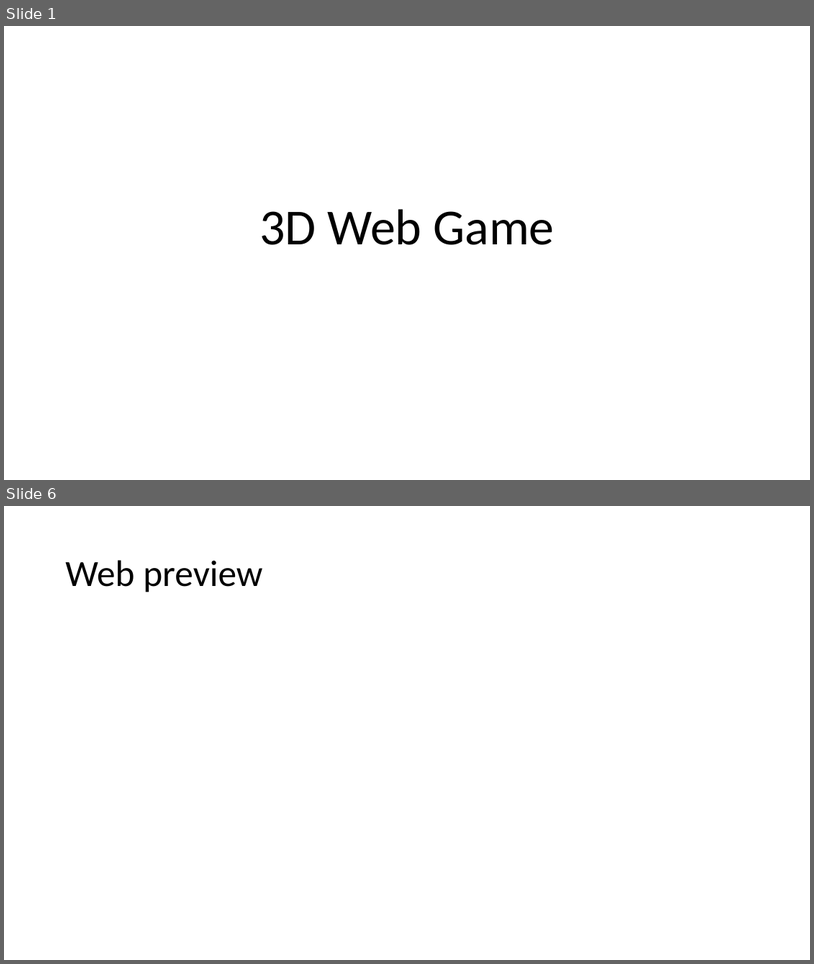
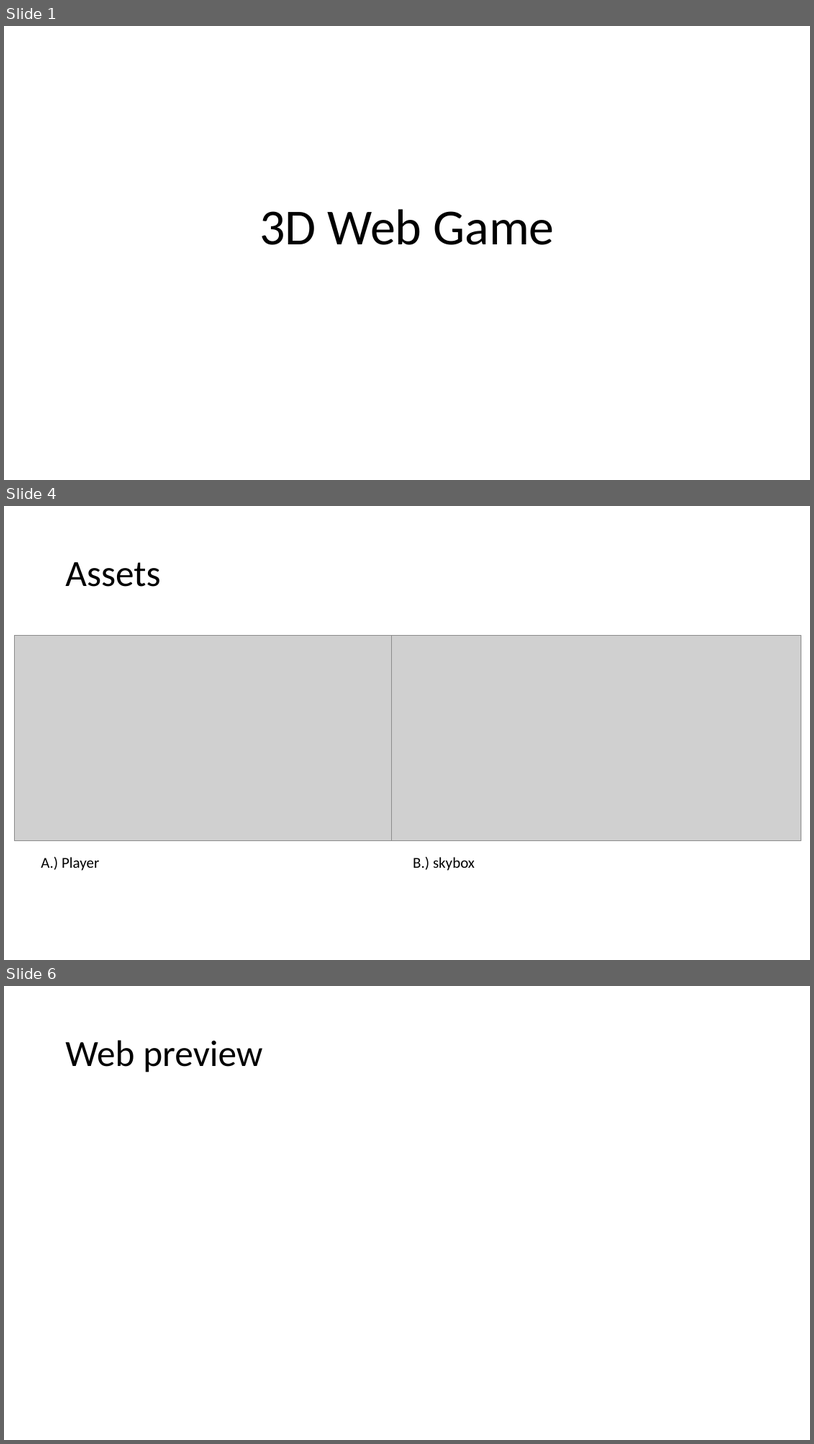
Before and after one commit to MamudRostam/3DWebGame, a slide deck: CMP5360 Web Game Development/My3DWebGamePresentation.pptx. Shown one above the other, each under a label of ours: slides 1 and 6 before the commit, slides 1, 4 and 6 after it; the slides between them are not shown. The pictures are 814x964 and 814x1444 pixels, drawn with LibreOffice and Linux fonts; fonts in the diff are those of the drawing; grey boxes stand for pictures. Boxes give left, top, right and bottom in pixels: in the first picture for what was removed or moved away, otherwise in the second. Text is boxed around its words. In the diff, an @@ line names an element or a change of style, - is before the commit and + after.

```diff
--- a/CMP5360 Web Game Development/My3DWebGamePresentation.pptx
+++ b/CMP5360 Web Game Development/My3DWebGamePresentation.pptx
@@ slide 4 added at (4, 506, 810, 960), background #FFFFFF @@
@@ title added at (65, 562, 160, 587), 44 pt, text #000000 @@
+Assets
@@ picture added at (14, 636, 392, 841) @@
@@ picture added at (392, 636, 801, 841) @@
@@ text added at (41, 857, 99, 870), 18 pt, text #000000 @@
+A.) Player
@@ text added at (413, 857, 475, 870), 18 pt, text #000000 @@
+B.) skybox
```
Also in this commit, not shown: 3 slides changed, 1 slide removed.
